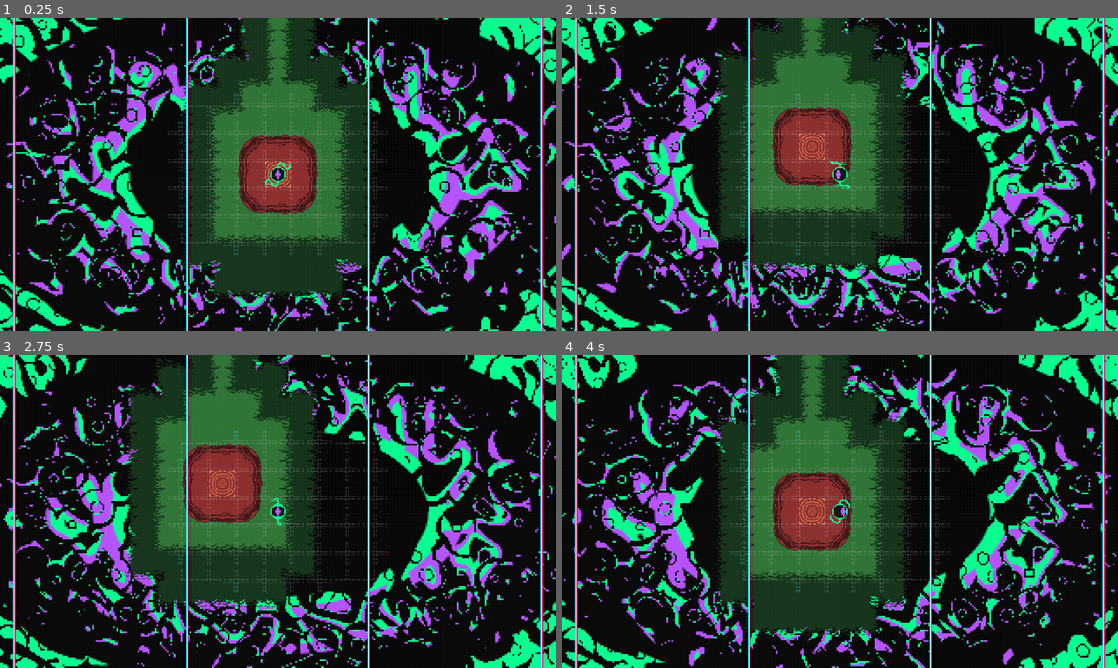
Above: before the commit, frames 1-4 (two rows, left to right).
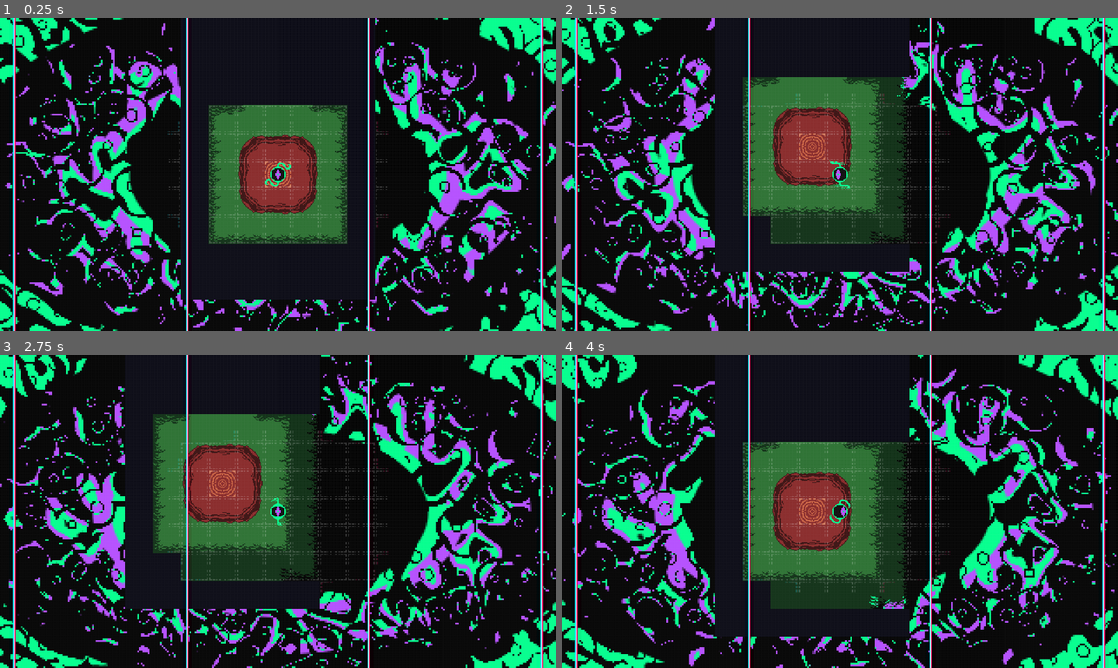
Above: after the commit, the same moments.

Repository: FaunaPolaris/HomeMadeCCG
Game: Godot game, scene res://scenes/main_screen.tscn
The game is run twice, just before and just after one commit, with the same random seed, the same clock (stepped at 60 frames per second) and the same inputs.
Inputs (mouse positions are in pixels of both pictures, inside the frame that each line leads up to):
- Up to frame 1 (0.25 s): no input
- Up to frame 2 (1.5 s): move the mouse to (962, 158) at 0.52 s; hold Right (ui_right) 0.53-1.28 s; move the mouse to (728, 190) at 1.27 s; hold Down (ui_down) from 1.28 s (still down)
- Up to frame 3 (2.75 s): move the mouse to (333, 442) at 2.02 s; release Down (ui_down) at 2.03 s; hold Right (ui_right) from 2.03 s (still down)
- Up to frame 4 (4 s): move the mouse to (812, 574) at 2.77 s; release Right (ui_right) at 2.78 s; hold Up (ui_up) 2.78-3.53 s; move the mouse to (1006, 558) at 3.52 s; hold Left (ui_left) from 3.53 s (still down)

The runs differ from the first frame. In frame 1, 15% of the frame differs, in the area x 32-68%, y 0-90%; in frame 2, 9.4%; in frame 3, 9.6%; in frame 4, 11%.

Commit message:
read the drawn map: block movement off it, and fog it until seen
The map you paint in map.tscn is now the authority the game reads at
runtime, rather than something only the tilemap renderer looks at.

Passability
  Map.can_enter asks the biome layer whether ground was drawn on a cell.
  A cell with no biome is off the map, so nothing may stand there.
  Entity.move consults it and refuses the step, returning false instead of
  sliding into the void. This holds for every entity, not just the focused
  one, so an NPC cannot wander off either.

  Two load-time warnings replace silent breakage:
    - a tilemap layer not centered on the cell grid, which would put its
      tiles half a cell away from where entities stand
    - a prop or building drawn on a cell with no biome under it, which is
      the authoring version of the same rule

Fog of war
  Map keeps the set of cells the player has seen. Global.refresh_view
  reveals a square of side vision_range * 2 + 1 around the focused entity,
  so the default vision_range of 2 gives the 5x5 you asked for, and walking
  reveals as it goes. Revealed cells stay revealed; Map.hide_all is the
  "until otherwise stated" hook.

  The new fog node draws over unseen cells inside the map's bounds. Its
  z_index puts it above entities, so an NPC standing in the dark is hidden
  with the ground it is standing on. Outside the bounds nothing is drawn and
  the background shows through as void.

  The flat rectangles are a placeholder - see plot/art_todo.md.

map_position is now Vector2i
  Cell coordinates are integers, and the revealed set is keyed by cell, so
  float coordinates would have made two spellings of the same cell. This
  also lets the map query TileMapLayer directly with no conversion.

Verified headless: 21 assertions covering ground detection, refused moves,
walking to the edge and stopping on the last solid cell, the initial 5x5,
incremental reveal, persistence behind the player, hide_all, and an
unfocused entity being blocked too.

Co-Authored-By: Claude Opus 5 (1M context) <noreply@anthropic.com>

Diff:
--- a/scenes/map.tscn
+++ b/scenes/map.tscn
@@ -3,6 +3,7 @@
 [ext_resource type="Script" uid="uid://81pegqvg2b3h" path="res://script/map/Map.gd" id="1_0cso3"]
 [ext_resource type="TileSet" uid="uid://bp3aso8bkba0q" path="res://assets/map/tiles/biome_tileset.tres" id="1_paxxb"]
 [ext_resource type="TileSet" uid="uid://oboe0lrjeey8" path="res://assets/map/tiles/building_tileset.tres" id="2_gldc4"]
+[ext_resource type="Script" uid="uid://cqdv4rixhs117" path="res://script/map/Fog.gd" id="3_fog01"]
 
 [node name="map" type="Node2D" unique_id=675885628]
 texture_filter = 1
@@ -21,3 +22,7 @@
 position = Vector2(-16, -16)
 tile_map_data = PackedByteArray("AAAAAAAAAAABAAEAAAA=")
 tile_set = ExtResource("2_gldc4")
+
+[node name="fog" type="Node2D" parent="." unique_id=1108734521]
+z_index = 1
+script = ExtResource("3_fog01")
--- a/script/Global.gd
+++ b/script/Global.gd
@@ -31,11 +31,14 @@
 	refresh_view()
 
 
-## Slides the map so the focused entity's cell sits at the center of the screen.
+## Brings everything that follows the focused entity up to date: where the map
+## sits, and how much of it the player has seen.
+##
 ## Every entity is a child of the map at [code]map_position * TILE_SIZE[/code], so
 ## offsetting the map by the focused entity's cell leaves that entity at the origin
 ## and keeps every other entity on its own coordinates.
 func	refresh_view() -> void:
 	if current_map == null or player_entity == null:
 		return
-	current_map.position = -player_entity.map_position * TILE_SIZE
+	current_map.position = -Vector2(player_entity.map_position) * TILE_SIZE
+	current_map.reveal_around(player_entity.map_position, player_entity.vision_range)
--- a/script/entity/Entity.gd
+++ b/script/entity/Entity.gd
@@ -4,7 +4,10 @@
 
 ## Which cell of the map this entity stands on.
 ## Up is -Y, matching Godot's screen coordinates.
-@export var	map_position	: Vector2 = Vector2.ZERO
+@export var	map_position	: Vector2i = Vector2i.ZERO
+
+## How far this entity sees, in cells. 2 reveals a 5x5 square around it.
+@export var	vision_range	: int = 2
 
 ## Only the focused entity reads input and is centered on screen.
 ## Set this through [method Global.focus_entity] so a single entity holds focus.
@@ -21,24 +24,38 @@
 
 func	_unhandled_input(event: InputEvent) -> void:
 	if event.is_action_pressed("ui_up"):
-		move(Vector2(0, -1))
+		move(Vector2i(0, -1))
 	elif event.is_action_pressed("ui_down"):
-		move(Vector2(0, 1))
+		move(Vector2i(0, 1))
 	elif event.is_action_pressed("ui_left"):
-		move(Vector2(-1, 0))
+		move(Vector2i(-1, 0))
 	elif event.is_action_pressed("ui_right"):
-		move(Vector2(1, 0))
+		move(Vector2i(1, 0))
 
 
-func	move(direction : Vector2) -> void:
-	map_position += direction
+## Steps one cell in [param direction], if the map allows it.
+## Returns true when the entity actually moved.
+func	move(direction : Vector2i) -> bool:
+	var target : Vector2i = map_position + direction
+	if not can_enter(target):
+		return false
+	map_position = target
 	refresh_position()
 	if screen_focus:
 		Global.refresh_view()
+	return true
+
+
+## True when this entity is allowed to stand on [param cell].
+## Without a map loaded there is nothing to block movement, so anything goes.
+func	can_enter(cell : Vector2i) -> bool:
+	if Global.current_map == null:
+		return true
+	return Global.current_map.can_enter(cell)
 
 
 ## Snaps the entity onto its cell, in map-local space.
 ## The focused entity ends up at the screen center because the map itself is
 ## offset by exactly that cell — see [method Global.refresh_view].
 func	refresh_position() -> void:
-	position = map_position * Global.TILE_SIZE
+	position = Vector2(map_position) * Global.TILE_SIZE
--- a/script/main.gd
+++ b/script/main.gd
@@ -6,6 +6,6 @@
 	add_child(Global.current_map)
 
 	var player : Entity = load("res://scenes/player.tscn").instantiate()
-	player.map_position = Vector2.ZERO
+	player.map_position = Vector2i.ZERO
 	Global.add_entity(player)
 	Global.focus_entity(player)
--- /dev/null
+++ b/script/map/Fog.gd
@@ -0,0 +1,24 @@
+extends Node2D
+
+class_name Fog
+
+## Colour of a cell the player has not seen yet.
+## Flat rectangles are a placeholder until there is fog art to draw instead.
+const UNSEEN_COLOR := Color(0.03, 0.028, 0.07)
+
+@onready var	_map	: Map = get_parent()
+
+
+func	_ready() -> void:
+	_map.revealed_changed.connect(queue_redraw)
+
+
+## Covers every unseen cell inside the map's bounds. Outside the bounds there is
+## nothing to hide, so the background shows through as void.
+func	_draw() -> void:
+	var bounds := _map.get_bounds()
+	for x in range(bounds.position.x, bounds.end.x):
+		for y in range(bounds.position.y, bounds.end.y):
+			var cell := Vector2i(x, y)
+			if not _map.is_revealed(cell):
+				draw_rect(_map.cell_rect(cell), UNSEEN_COLOR)
--- a/script/map/Map.gd
+++ b/script/map/Map.gd
@@ -2,4 +2,89 @@
 
 class_name Map
 
-#var	tiles	:	Array[Tile]
+## Emitted when cells are revealed or hidden, so the fog can redraw.
+signal revealed_changed
+
+@onready var	biome		: TileMapLayer = $biome
+@onready var	prop		: TileMapLayer = $prop
+@onready var	building	: TileMapLayer = $building
+
+## Cells the player has already seen. Used as a set; only the keys matter.
+var	_revealed	: Dictionary = {}
+
+
+func	_ready() -> void:
+	_warn_on_misaligned_layers()
+	_warn_on_groundless_tiles()
+
+
+## True when an entity is allowed to stand on [param cell].
+## A cell with no biome drawn on it is off the map, so nothing can be there.
+func	can_enter(cell : Vector2i) -> bool:
+	return has_biome(cell)
+
+
+## True when [param cell] has ground drawn on the biome layer.
+func	has_biome(cell : Vector2i) -> bool:
+	return biome.get_cell_source_id(cell) != -1
+
+
+## The rectangle of cells the map covers, taken from the drawn biome.
+func	get_bounds() -> Rect2i:
+	return biome.get_used_rect()
+
+
+## Where [param cell] sits in the map's own space.
+## Entities stand on the center of a cell, so the rect is centered on that point.
+func	cell_rect(cell : Vector2i) -> Rect2:
+	var size := Vector2.ONE * Global.TILE_SIZE
+	return Rect2(Vector2(cell) * Global.TILE_SIZE - size * 0.5, size)
+
+
+## True once [param cell] has been seen. Revealed cells stay revealed.
+func	is_revealed(cell : Vector2i) -> bool:
+	return _revealed.has(cell)
+
+
+## Reveals the square of side [code]vision_range * 2 + 1[/code] centered on
+## [param cell]. A range of 2 reveals 5x5.
+func	reveal_around(cell : Vector2i, vision_range : int) -> void:
+	var changed := false
+	for x in range(cell.x - vision_range, cell.x + vision_range + 1):
+		for y in range(cell.y - vision_range, cell.y + vision_range + 1):
+			var seen := Vector2i(x, y)
+			if not _revealed.has(seen):
+				_revealed[seen] = true
+				changed = true
+	if changed:
+		revealed_changed.emit()
+
+
+## Puts the whole map back under fog. The "until otherwise stated" hook.
+func	hide_all() -> void:
+	if _revealed.is_empty():
+		return
+	_revealed.clear()
+	revealed_changed.emit()
+
+
+## How many cells have been revealed so far.
+func	revealed_count() -> int:
+	return _revealed.size()
+
+
+## A layer that is not centered on the cell grid would put its tiles half a cell
+## away from where entities stand, so say so loudly instead of drifting quietly.
+func	_warn_on_misaligned_layers() -> void:
+	var expected := -Vector2.ONE * Global.TILE_SIZE * 0.5
+	for layer : TileMapLayer in [biome, prop, building]:
+		if not layer.position.is_equal_approx(expected):
+			push_warning("Map: layer '%s' sits at %s, expected %s. Its tiles will not line up with entity coordinates." % [layer.name, layer.position, expected])
+
+
+## Props and buildings need biome under them, same as entities do.
+func	_warn_on_groundless_tiles() -> void:
+	for layer : TileMapLayer in [prop, building]:
+		for cell in layer.get_used_cells():
+			if not has_biome(cell):
+				push_warning("Map: '%s' has a tile at %s with no biome under it." % [layer.name, cell])
Not shown, added: script/map/Fog.gd.uid
